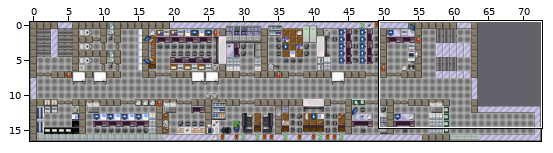
Tiled map (JSON) -- Zapf_Uni_Rostock/maps/obergeschoss1.json. Above: a wide view before the commit, with the close-up outlined.
Close-up. Old version:
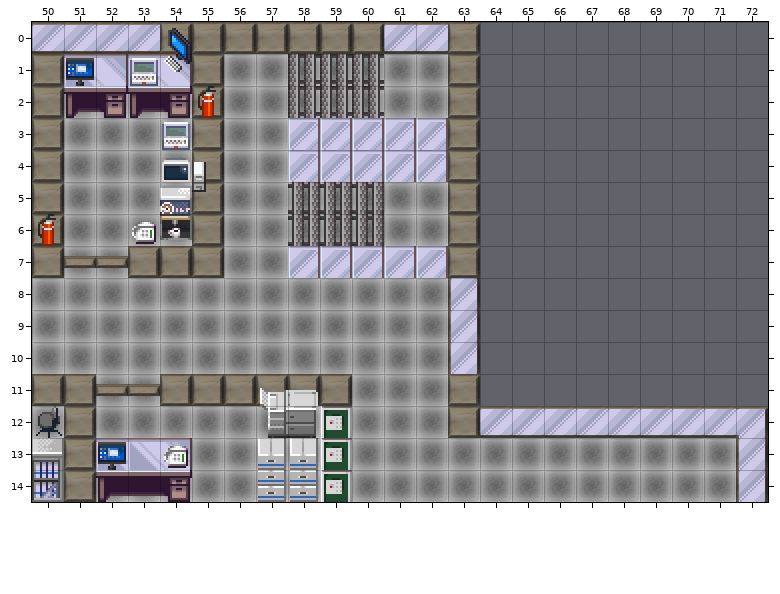
Cells are 32x32 px. Shown: x 50..72, y 0..14. The commit also changed other parts of the map, which this record leaves out.
Now the later version:
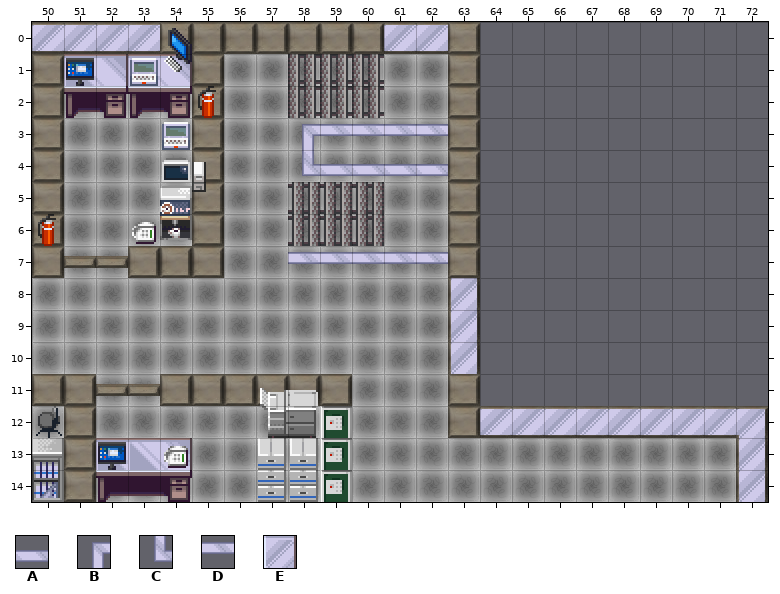
Key: from "glasinnen": A 1, B 3, C 11, D 17; from "office_360": E 52.
_ is an empty cell, . an unchanged one.
The exact change:
--- layer "Grundriss"
@@ x 58..62 @@
- 3 EEEEE
- 4 EEEEE
+ 3 BDDDD
+ 4 CAAAA
@@ x 58..62 @@
- 7 EEEEE
+ 7 DDDDD
